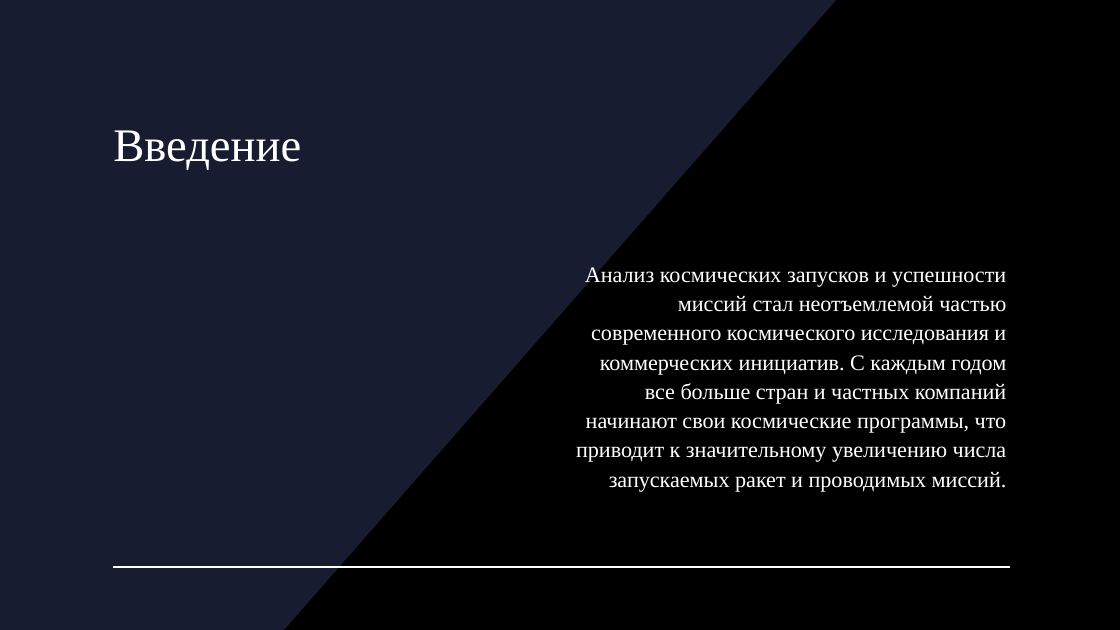
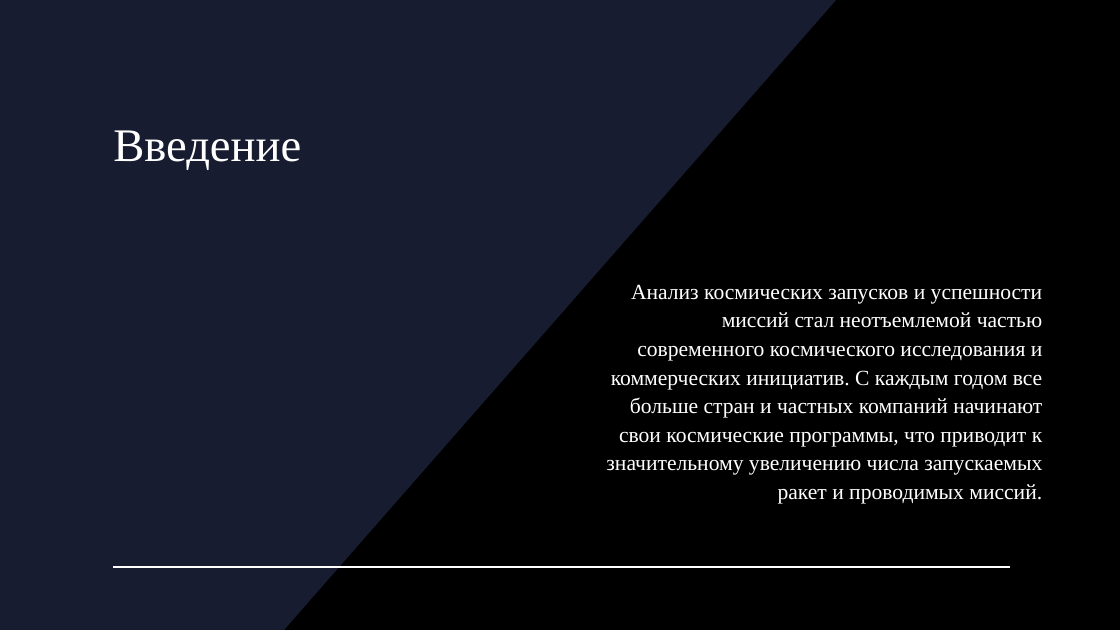
Before and after one commit to Mishgite/HSE_Project, a slide deck: slide 3 of Презентация 2.pptx. Drawn at 1120x630 pixels with LibreOffice and Linux fonts; fonts in the diff are those of the drawing. Boxes give left, top, right and bottom in pixels: in the first picture for what was removed or moved away, otherwise in the second. Text is boxed around its words. In the diff, an @@ line names an element or a change of style, - is before the commit and + after.

```diff
--- a/Презентация 2.pptx
+++ b/Презентация 2.pptx
@@ text "Анализ космических запусков и успешности ...": place and size @@
-text "Анализ космических запусков и успешности ..." at (576, 271, 1007, 492)
+text "Анализ космических запусков и успешности ..." at (606, 284, 1043, 504)
@@ text "Анализ космических запусков и успешности ..." at (606, 284, 1043, 504): size 19 to 18.5 pt @@
```
Also in this commit, not shown: 3 other slides changed, 1 other file.
